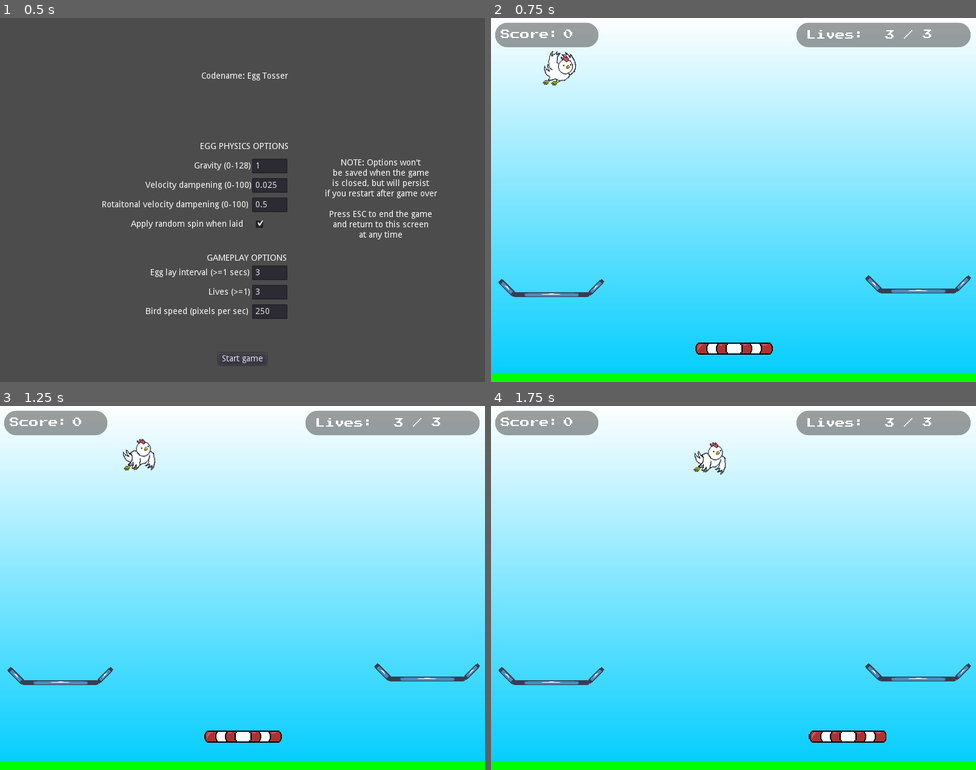
Above: before the commit, frames 1-4 (two rows, left to right).
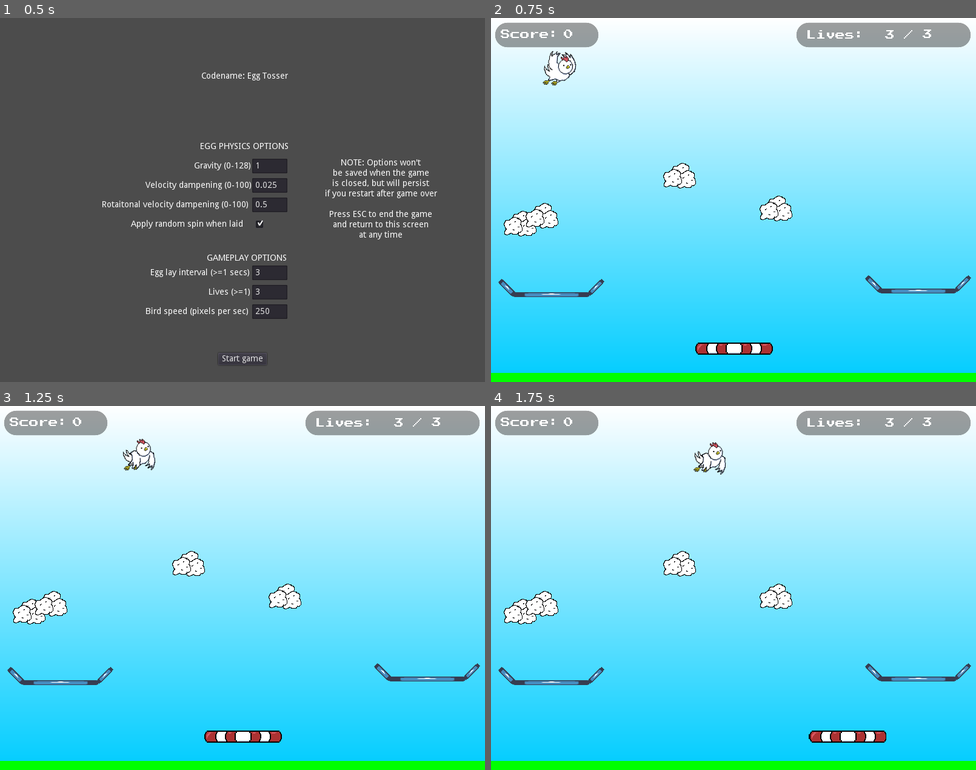
Above: after the commit, the same moments.

Repository: thatnick/fragile
Game: Godot game, scene res://scenes/debug_options.tscn
The game is run twice, just before and just after one commit, with the same random seed, the same clock (stepped at 60 frames per second) and the same inputs. The engine's default icon, where the game draws it, is replaced by a stand-in: a white triangle on a blue panel in a dark square.
Inputs:
- Up to frame 1 (0.5 s): no input
- Up to frame 2 (0.75 s): click "Start game" at 0.5 s
- Up to frame 3 (1.25 s): no input
- Up to frame 4 (1.75 s): hold Right (ui_right) from 1.28 s (still down)

Frame 1 is identical in both runs. In frame 2, 1.3% of the frame differs, in the area x 2-63%, y 39-60%; in frame 3, 1.3%; in frame 4, 1.3%.

Commit message:
Create StaticCloud.tscn and placeholder cloud sprites
StaticCloud.tscn static body created. Uses instances of WhiteCloud.tscn to give shape and sprite

Diff:
--- a/project.godot
+++ b/project.godot
@@ -55,6 +55,7 @@
 2d_physics/layer_4="wall"
 2d_physics/layer_5="Nest"
 2d_physics/layer_6="ceiling"
+2d_physics/layer_7="cloud"
 
 [physics]
 
--- a/scenes/game.tscn
+++ b/scenes/game.tscn
@@ -9,6 +9,7 @@
 [ext_resource path="res://scenes/hud.tscn" type="PackedScene" id=7]
 [ext_resource path="res://scenes/ceiling.tscn" type="PackedScene" id=8]
 [ext_resource path="res://scenes/sky.tscn" type="PackedScene" id=9]
+[ext_resource path="res://scenes/static_cloud.tscn" type="PackedScene" id=10]
 
 [node name="Game" type="Node"]
 script = ExtResource( 2 )
@@ -39,3 +40,15 @@
 
 [node name="Nest2" parent="." instance=ExtResource( 5 )]
 position = Vector2( 98, 445 )
+
+[node name="StaticCloud" parent="." instance=ExtResource( 10 )]
+position = Vector2( 51, 336 )
+
+[node name="StaticCloud2" parent="." instance=ExtResource( 10 )]
+position = Vector2( 473, 311 )
+
+[node name="StaticCloud3" parent="." instance=ExtResource( 10 )]
+position = Vector2( 87, 323 )
+
+[node name="StaticCloud4" parent="." instance=ExtResource( 10 )]
+position = Vector2( 314, 257 )
--- /dev/null
+++ b/scenes/static_cloud.tscn
@@ -0,0 +1,16 @@
+[gd_scene load_steps=2 format=2]
+
+[ext_resource path="res://scenes/white_cloud_shape.tscn" type="PackedScene" id=1]
+
+[node name="StaticCloud" type="StaticBody2D"]
+collision_layer = 64
+collision_mask = 2
+
+[node name="WhiteCloudShape" parent="." instance=ExtResource( 1 )]
+position = Vector2( 0, -3 )
+
+[node name="WhiteCloudShape2" parent="." instance=ExtResource( 1 )]
+position = Vector2( 9, 9 )
+
+[node name="WhiteCloudShape3" parent="." instance=ExtResource( 1 )]
+position = Vector2( -14, 7 )
--- /dev/null
+++ b/scenes/white_cloud_shape.tscn
@@ -0,0 +1,13 @@
+[gd_scene load_steps=3 format=2]
+
+[ext_resource path="res://sprites/cloud1.png" type="Texture" id=1]
+
+[sub_resource type="CircleShape2D" id=1]
+radius = 11.1803
+
+[node name="WhiteCloudShape" type="CollisionShape2D"]
+shape = SubResource( 1 )
+
+[node name="Sprite" type="Sprite" parent="."]
+position = Vector2( -1, -1 )
+texture = ExtResource( 1 )
Not shown: 1 places in scenes/game.tscn that only renumber resources
Binary file added: sprites/cloud1.png
Not shown, added: sprites/cloud1.png.import
Binary file added: sprites/grey_cloud.png
Not shown, added: sprites/grey_cloud.png.import
Not shown, added: sprites/cloud-20220412-145627.piskel
Not shown, added: sprites/grey_cloud-20220412-150432.piskel
